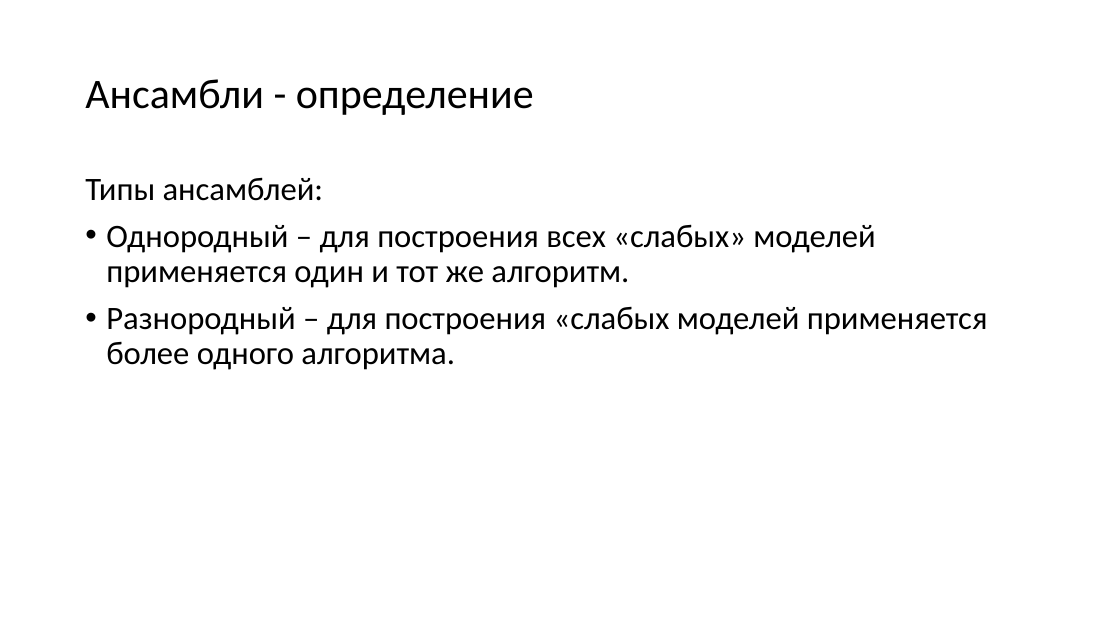
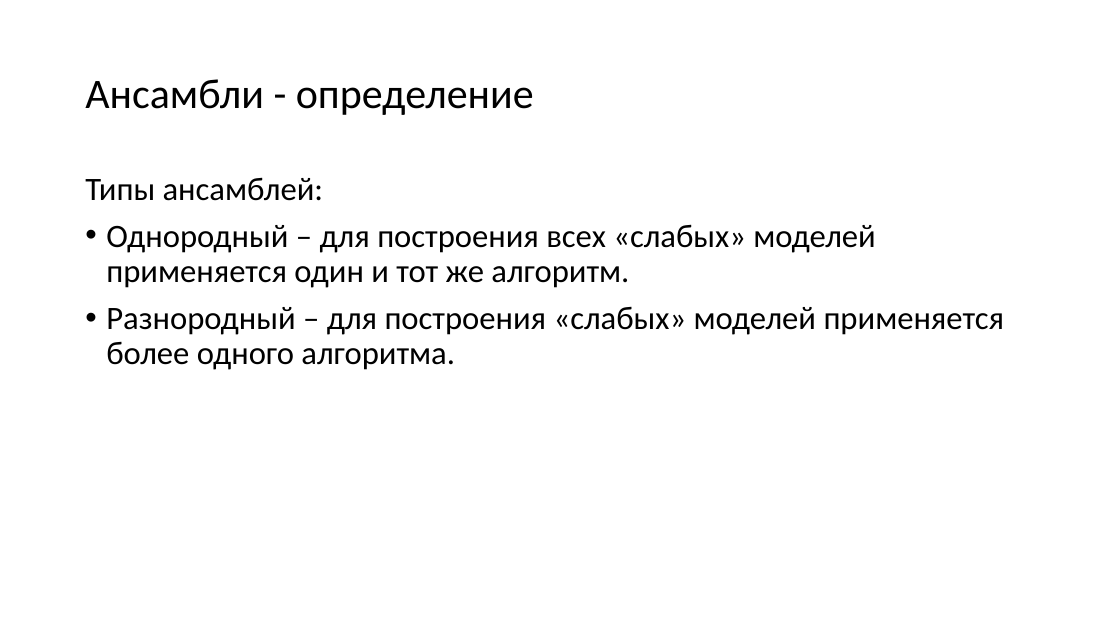
Before and after one commit to mosalov/AI_main_lectures, a slide deck: slide 9 of Лекция 9 10_03_2021.pptx. Drawn at 1120x630 pixels with LibreOffice and Linux fonts; fonts in the diff are those of the drawing. Boxes give left, top, right and bottom in pixels: in the first picture for what was removed or moved away, otherwise in the second. Text is boxed around its words. In the diff, an @@ line names an element or a change of style, - is before the commit and + after.

```diff
--- a/Лекция 9 10_03_2021.pptx
+++ b/Лекция 9 10_03_2021.pptx
@@ text at (106,306,1005,370): text changed @@
-• Разнородный – для построения «слабых моделей применяется более одного алгоритма.
+• Разнородный – для построения «слабых» моделей применяется более одного алгоритма.
```
Also in this commit, not shown: 2 other slides changed.
